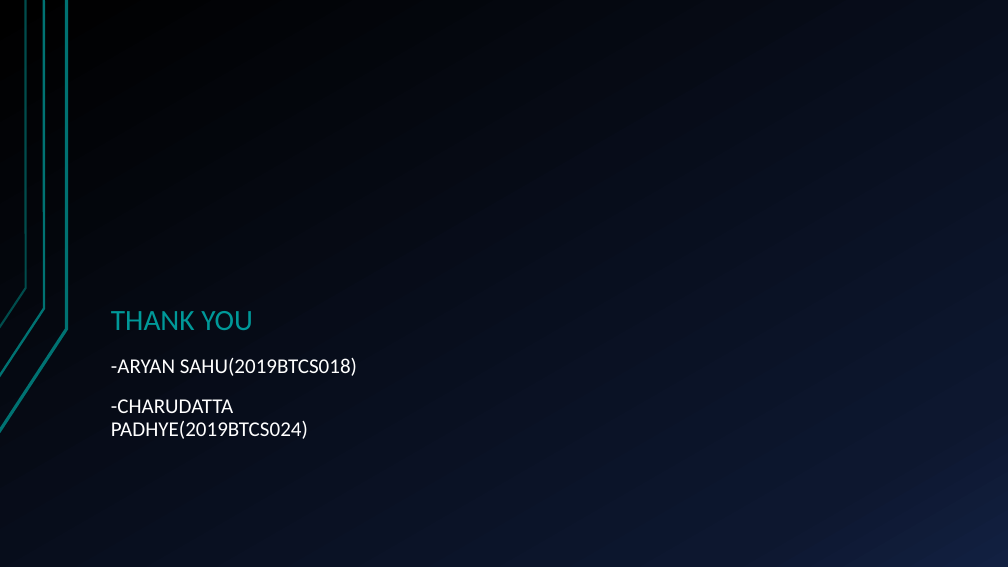
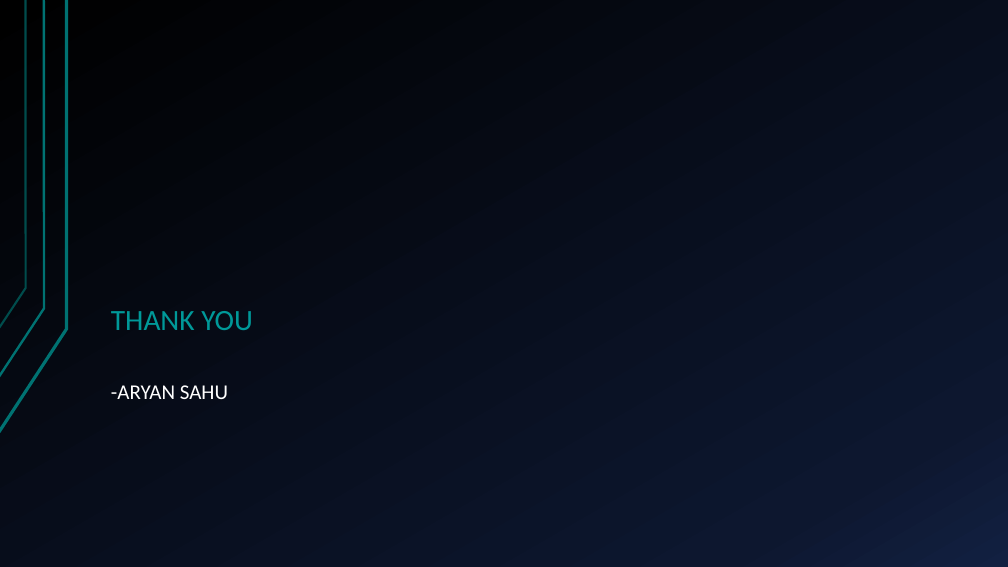
Before and after one commit to AruSahu/Retro-Night-House-Game, a slide deck: slide 10 of RETRO NIGHT HOUSE.pptx. Drawn at 1008x567 pixels with LibreOffice and Linux fonts; fonts in the diff are those of the drawing. Boxes give left, top, right and bottom in pixels: in the first picture for what was removed or moved away, otherwise in the second. Text is boxed around its words. In the diff, an @@ line names an element or a change of style, - is before the commit and + after.

```diff
--- a/RETRO NIGHT HOUSE.pptx
+++ b/RETRO NIGHT HOUSE.pptx
@@ text at (x1=111, y1=385, x2=228, y2=399): text changed @@
--ARYAN SAHU(2019BTCS018)
--CHARUDATTA PADHYE(2019BTCS024)
+-ARYAN SAHU
```
